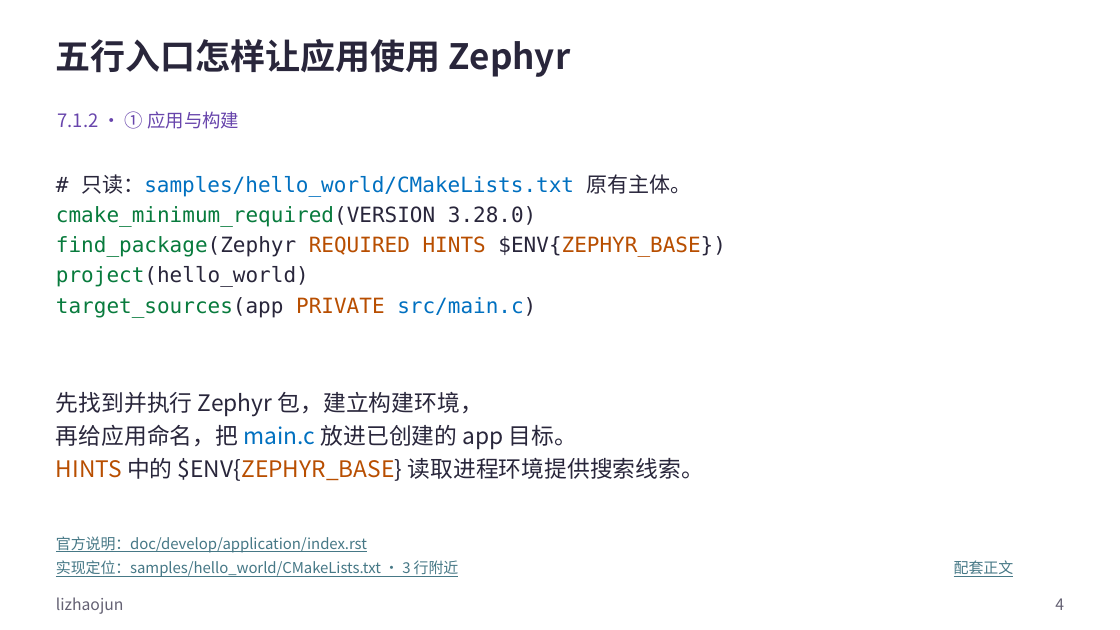
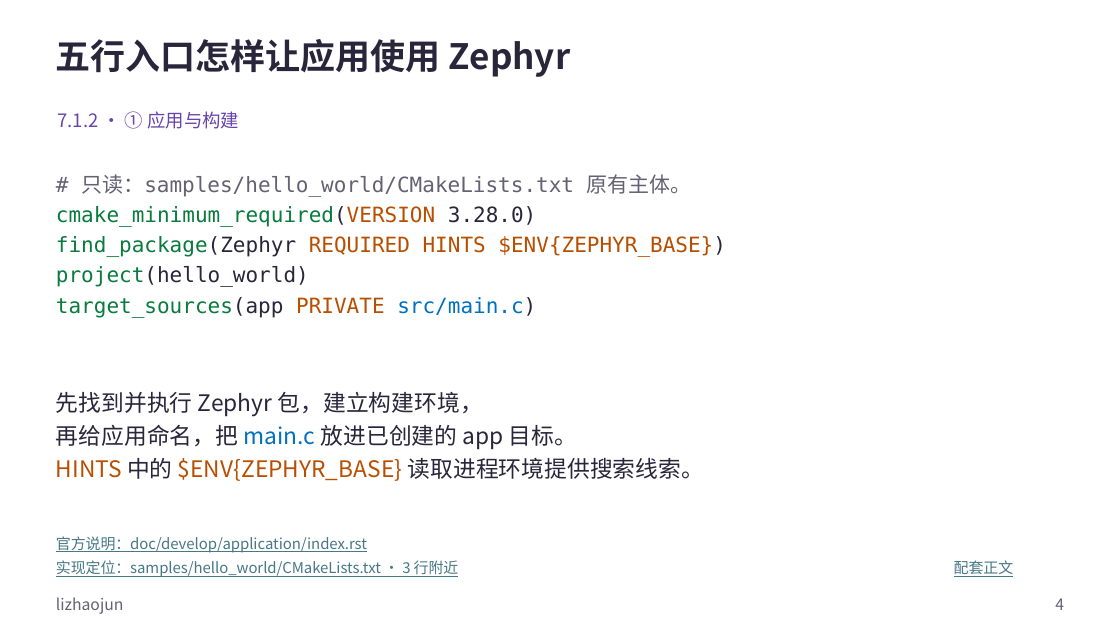
Before and after one commit to FormingSystem/zephyr_hc32f4a0, a slide deck: slide 4 of learning/P01_zephyr_make_project/slides/P007_Zephyr应用构建_Windows.pptx. Drawn at 1120x630 pixels with LibreOffice and Linux fonts; fonts in the diff are those of the drawing. Boxes give left, top, right and bottom in pixels: in the first picture for what was removed or moved away, otherwise in the second. Text is boxed around its words. In the diff, an @@ line names an element or a change of style, - is before the commit and + after.

```diff
--- a/learning/P01_zephyr_make_project/slides/P007_Zephyr应用构建_Windows.pptx
+++ b/learning/P01_zephyr_make_project/slides/P007_Zephyr应用构建_Windows.pptx
@@ text at <box>56,174,726,257</box>: text colour #29263B to #646173 in "# 只读：samples/hello_world/CMakeLists.txt 原有主体。"; text colour #0070C0 to #646173 in "只读：samples/hello_world/CMakeLists.txt"; text colour #29263B to #B84E00 in "cmake_minimum_required(VERSION", "$ENV{ZEPHYR_BASE})" @@
@@ text at <box>56,458,704,481</box>: text colour #29263B to #B84E00 in "$ENV{ZEPHYR_BASE}" @@
```
Also in this commit, not shown: 11 other slides changed, 17 other files.
